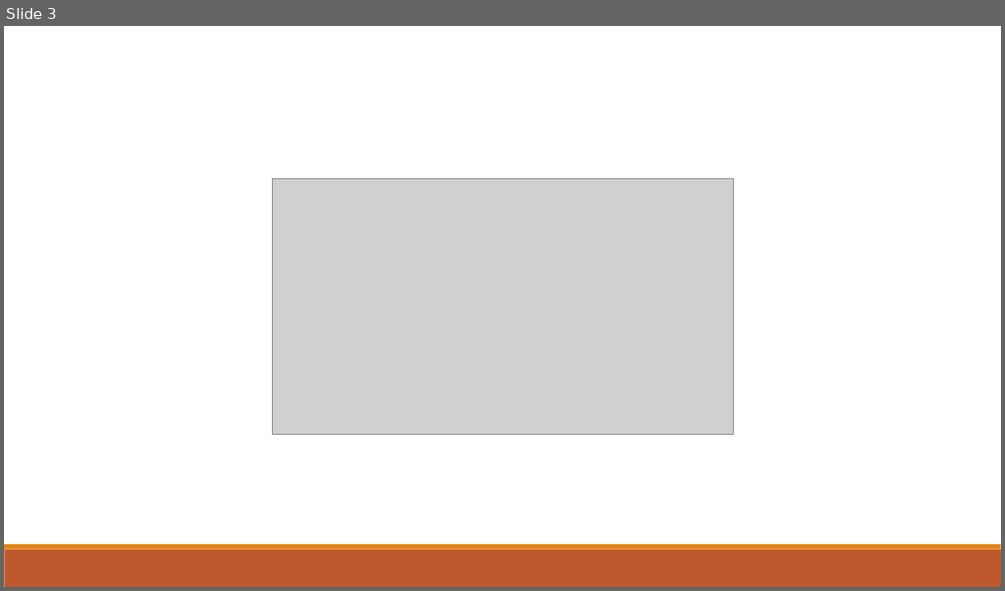
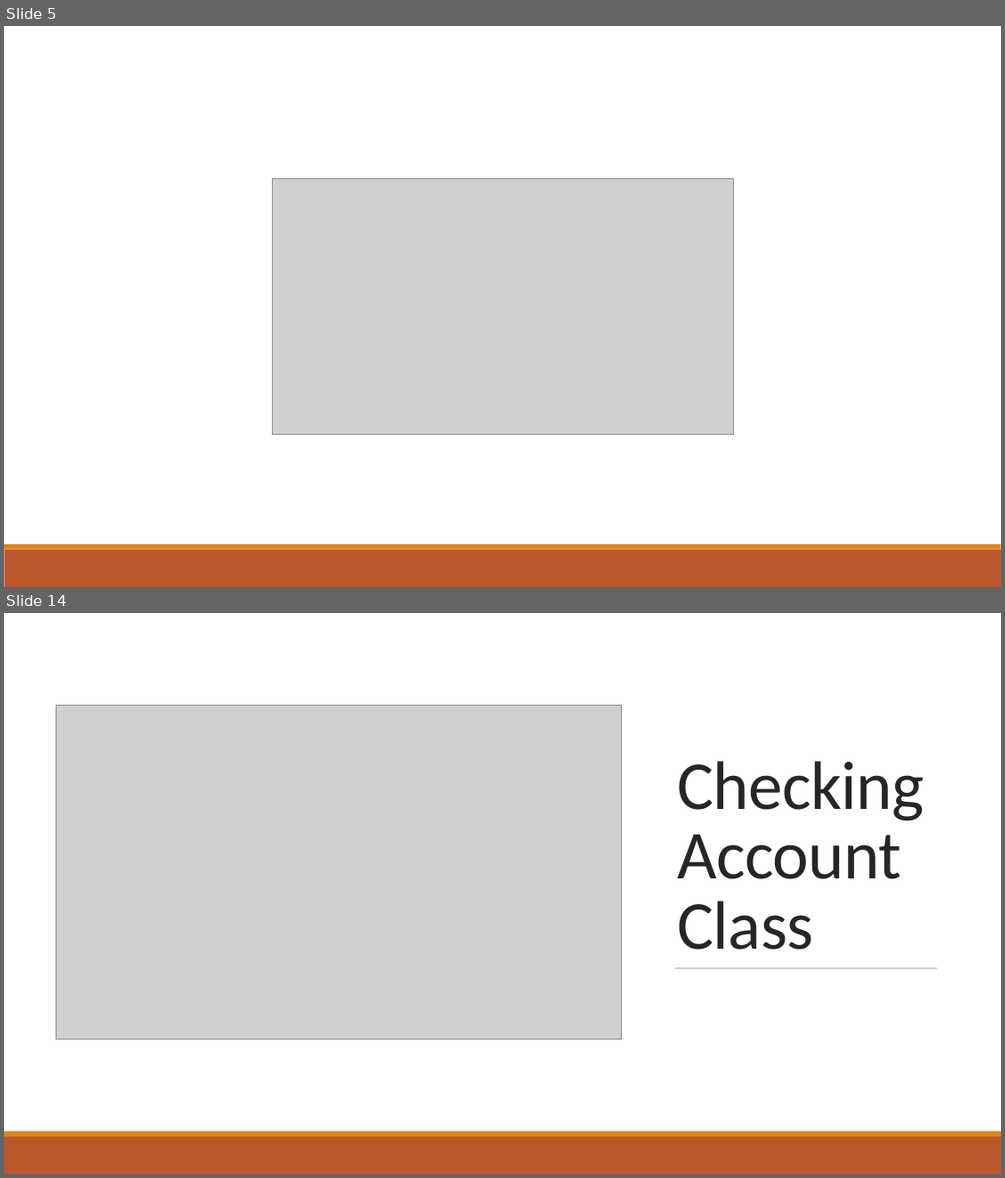
Before and after one commit to thewangclass/apcsa-curriculum, a slide deck: 02-Using-Objects/PowerPoints/01-Instances-of-Classes.pptx. Shown one above the other, each under a label of ours: slide 3 before the commit, slides 5 and 14 after it; the slides between them are not shown. The pictures are 1005x591 and 1005x1178 pixels, drawn with LibreOffice and Linux fonts; fonts in the diff are those of the drawing; grey boxes stand for pictures. Boxes give left, top, right and bottom in pixels: in the first picture for what was removed or moved away, otherwise in the second. Text is boxed around its words. In the diff, an @@ line names an element or a change of style, - is before the commit and + after.

```diff
--- a/02-Using-Objects/PowerPoints/01-Instances-of-Classes.pptx
+++ b/02-Using-Objects/PowerPoints/01-Instances-of-Classes.pptx
@@ slide 14 added at (4,613,1001,1174), background #FFFFFF @@
@@ rectangle added at (4,613,1001,1131), fill #FFFFFF @@
@@ picture added at (56,705,621,1038) @@
@@ title added at (677,761,924,949), 66 pt, text #262626 @@
+Checking Account Class
@@ line added from (676, 968) to (938, 968), #637052 0.5 pt @@
@@ rectangle added at (4,1131,1001,1136), fill #E48312 @@
@@ rectangle added at (4,1136,1001,1174), fill #BD582C @@
@@ what was slide 3 is now slide 5 @@
```
Also in this commit, not shown: 3 slides changed, 49 other slides added, 2 slides removed, 31 other files.
